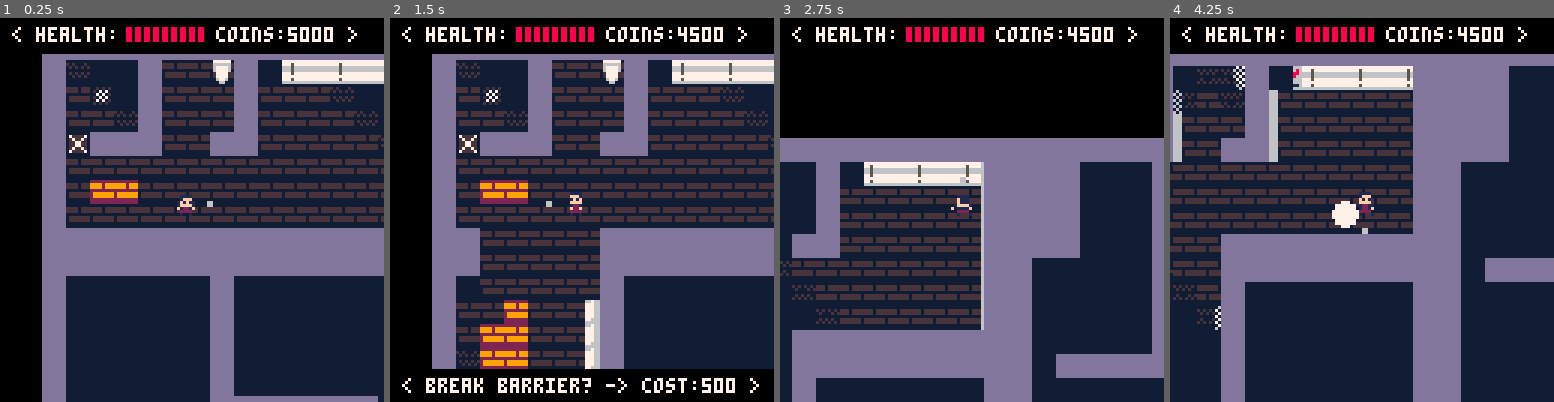
Above: before the commit, frames 1-4 (left to right).
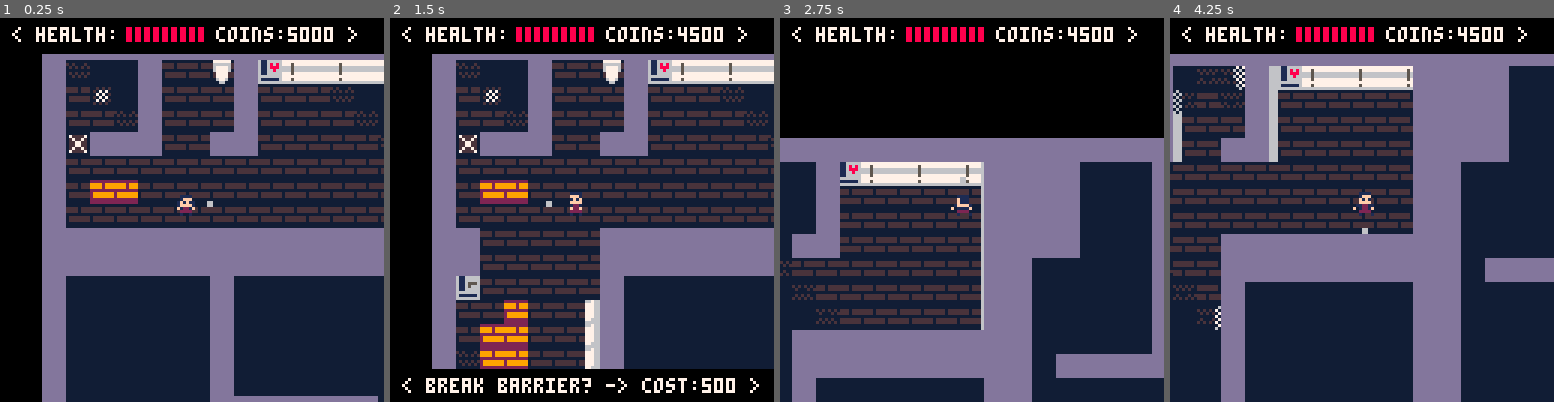
Above: after the commit, the same moments.

Repository: TripleADC/ZombiePico8
Game: PICO-8 cartridge zom8.p8
Two runs of this game, one before a commit and one after it. Both use one fixed random seed, a clock stepped at 60 frames per second and the inputs below.
Inputs:
- Up to frame 1 (0.25 s): no input
- Up to frame 2 (1.5 s): tap X (X key) at 0.33, 1.07 s; tap O (Z key) at 0.7 s
- Up to frame 3 (2.75 s): hold Right 1.6-2.1 s; tap O (Z key) at 1.7, 2.1, 2.5 s; tap X (X key) at 1.85 s; hold Up 2.15-2.42 s; hold Right from 2.47 s (still down)
- Up to frame 4 (4.25 s): tap O (Z key) every 0.4 s from 2.9 to 4.1 s; tap X (X key) at 2.97, 4.08 s; release Right at 3.03 s; hold Left 3.08-3.58 s; hold Down 3.63-3.97 s; hold Right from 4.02 s (still down)

The runs differ from the first frame. In frame 1, 0.4% of the frame differs, in the area x 67-74%, y 10-18%; in frame 2, 0.8%, in the area x 17-74%, y 10-74%; in frame 3, 0.4%; in frame 4, 0.8%.

Commit message:
Updated map
Added slow health regen
Tweaked wall breaking times

Diff:
--- a/zom8.p8
+++ b/zom8.p8
@@ -3,8 +3,8 @@
 __lua__
 -- main
 
-map_width=32
-map_height=32
+map_width=64
+map_height=48
 m={}
 spawners={}
 walls={}
@@ -192,6 +192,7 @@
         accel=0.1,
 
         health=9,
+        regen_timer=450,
 
         shielded=false,
         invincible_frames=0,
@@ -202,7 +203,7 @@
         facing=1,
 
         -- 0 = pistol, 1 = shotgun, 2 = bomb, 3 = laser
-        weapon=1,
+        weapon=0,
         reload_frames=0,
 
         laser_charging=false,
@@ -244,6 +245,7 @@
                     self.coins -= cost
                     cost += 500
                     shakestart = true
+                    break_surprise_barriers()
                 else
                     coinmsg = true
                     set_msg('< not enough coins! >', -40)
@@ -393,6 +395,15 @@
                 self.laser_timer -= 1
             end
 
+            if(self.health < 9 and self.regen_timer > 0) then
+                self.regen_timer -= 1
+            end
+
+            if(self.health < 9 and self.regen_timer == 0) then
+                self.health += 1
+                self.regen_timer = 450
+            end
+
             -- wall collide
             if not solid_area(self.x+self.dx,self.y,self.w,self.h) then
                 self.x+=self.dx
@@ -819,7 +830,7 @@
     make_projectile(p, mainx, mainy)
     make_projectile(p, mainx+offsetx, mainy+offsety)
     make_projectile(p, mainx-offsetx, mainy-offsety)
-    p.reload_frames = 30
+    p.reload_frames = 20
 end
 
 function make_bomb(p, pdx, pdy)
@@ -938,7 +949,7 @@
                     self.timer -= 1
                 elseif(self.timer == 0 and m[self.y][self.x] > 0) then
                     self.timer = 90 + flr(rnd(200))
-                    if(#zombies <= 15) then
+                    if(#zombies <= 12) then
                         make_zombie(self.x, self.y)
                     end
                 end
@@ -968,7 +979,7 @@
 function start_wall_timer(w, bx, by)
     for wall in all(w) do
         if (wall.x1 == flr(bx)) and (wall.y1 == flr(by)) then
-            wall.timer = 250 + flr(rnd(300))
+            wall.timer = 350 + flr(rnd(400))
         end
     end
 end
@@ -1133,6 +1144,25 @@
     return
 end
 
+function break_surprise_barriers()
+    if(cost == 1500) then
+        break_surprise_barrier(112)
+    end
+end
+
+function break_surprise_barrier(spr)
+    for j=0, map_height do
+        -- adding new row
+        for i=0, map_width do
+            if(mget(j,i) == spr)then
+                mset(j,i,5)
+                make_particles(i, j, 13)
+            end
+        end
+    end
+end
+
+
 function pathfind(t)
     local min = m[flr(t.y)][flr(t.x)]
     local save_ax = flr(t.x)
@@ -1198,7 +1228,7 @@
         local curr_tile_dist = m[t.y][t.x]
 
         -- to reduce lag
-        if curr_tile_dist > 25 then
+        if curr_tile_dist > 19 then
             break
         end
 
@@ -1371,16 +1401,47 @@
 
 
 
+…(31 lines of a section not shown)…
 __gff__
-0000010001000000010000000000000000000000000000000000000000000000000000000000000000000000000000000000030303030300000000000000000000000000000000050505050000000000000505050500000504040500000000000000050505040505040405000000000000000000000000050505050000000000
+0000010001000000010000000000000000000000000000000000000000000000000000000000000000000000000000000000070707070700000000000000000000000000000000050505050000000000000505050500000504040500000000000000050505040505040405000000000001000000000000050505050000000000
 0000000000000000000000000000000000000000000000000000000000000000000000000000000000000000000000000000000000000000000000000000000000000000000000000000000000000000000000000000000000000000000000000000000000000000000000000000000000000000000000000000000000000000
 __map__
 0202020202020202020202020202020202020202020202020202020202020202000000000000000000000000000000000000000000000000000000000000000000000000000000000000000000000000000000000000000000000000000000000000000000000000000000000000000000000000000000000000000000000000
-0205055102050551023252535253520202020205050502540505050505053502000000000000000000000000000000000000000000000000000000000000000000000000000000000000000000000000000000000000000000000000000000000000000000000000000000000000000000000000000000000000000000000000
-0205060502050505020505050505050202020205060502610550050550050502000000000000000000000000000000000000000000000000000000000000000000000000000000000000000000000000000000000000000000000000000000000000000000000000000000000000000000000000000000000000000000000000
-0205050502050505020505050505050202020241414102610550500550500502000000000000000000000000000000000000000000000000000000000000000000000000000000000000000000000000000000000000000000000000000000000000000000000000000000000000000000000000000000000000000000000000
-0207020202050502020505050505050202020241414102050505500505500502000000000000000000000000000000000000000000000000000000000000000000000000000000000000000000000000000000000000000000000000000000000000000000000000000000000000000000000000000000000000000000000000
-02050505050505050505050505050502020b0b41414102050505050505050502000000000000000000000000000000000000000000000000000000000000000000000000000000000000000000000000000000000000000000000000000000000000000000000000000000000000000000000000000000000000000000000000
+0205055102050551023252535253520202020205050502350505050505055402000000000000000000000000000000000000000000000000000000000000000000000000000000000000000000000000000000000000000000000000000000000000000000000000000000000000000000000000000000000000000000000000
+0205060502050505020505050505050202020205060502050505500505500502000000000000000000000000000000000000000000000000000000000000000000000000000000000000000000000000000000000000000000000000000000000000000000000000000000000000000000000000000000000000000000000000
+0205050502050505020505050505050202020241414102610550500550506002000000000000000000000000000000000000000000000000000000000000000000000000000000000000000000000000000000000000000000000000000000000000000000000000000000000000000000000000000000000000000000000000
+0207020202050502020505050505050202020241414102610550500550506002000000000000000000000000000000000000000000000000000000000000000000000000000000000000000000000000000000000000000000000000000000000000000000000000000000000000000000000000000000000000000000000000
+02050505050505050505050505050502020b0b41414102050550050550050502000000000000000000000000000000000000000000000000000000000000000000000000000000000000000000000000000000000000000000000000000000000000000000000000000000000000000000000000000000000000000000000000
 02055050050505050505050505050502020d0d4141410205054748494a050502000000000000000000000000000000000000000000000000000000000000000000000000000000000000000000000000000000000000000000000000000000000000000000000000000000000000000000000000000000000000000000000000
 020505050505050505050505050505020205054141410205055758595a050502000000000000000000000000000000000000000000000000000000000000000000000000000000000000000000000000000000000000000000000000000000000000000000000000000000000000000000000000000000000000000000000000
 020208080808080202020202020202020205050505050205056768696a050502000000000000000000000000000000000000000000000000000000000000000000000000000000000000000000000000000000000000000000000000000000000000000000000000000000000000000000000000000000000000000000000000
@@ -1399,11 +1460,11 @@
 020505500505050202020202020202020205057778797a05057778797a050502000000000000000000000000000000000000000000000000000000000000000000000000000000000000000000000000000000000000000000000000000000000000000000000000000000000000000000000000000000000000000000000000
 0205505005050502050505050505050202050505050505050505050505500502000000000000000000000000000000000000000000000000000000000000000000000000000000000000000000000000000000000000000000000000000000000000000000000000000000000000000000000000000000000000000000000000
 0205506002050502056666660506050202050505050505050505050550500502000000000000000000000000000000000000000000000000000000000000000000000000000000000000000000000000000000000000000000000000000000000000000000000000000000000000000000000000000000000000000000000000
-0205506002050502056666666505050202020202020808080808020202020202000000000000000000000000000000000000000000000000000000000000000000000000000000000000000000000000000000000000000000000000000000000000000000000000000000000000000000000000000000000000000000000000
-0205050554050502056364620505050202020202020808080808020202020202000000000000000000000000000000000000000000000000000000000000000000000000000000000000000000000000000000000000000000000000000000000000000000000000000000000000000000000000000000000000000000000000
-0205050505050507050505050505050202050505050505050505050505050502000000000000000000000000000000000000000000000000000000000000000000000000000000000000000000000000000000000000000000000000000000000000000000000000000000000000000000000000000000000000000000000000
-0202020202020202020202020202020202050505050505050505050505050502000000000000000000000000000000000000000000000000000000000000000000000000000000000000000000000000000000000000000000000000000000000000000000000000000000000000000000000000000000000000000000000000
-0000000000000000000000000000000202050505050505050505050505050502000000000000000000000000000000000000000000000000000000000000000000000000000000000000000000000000000000000000000000000000000000000000000000000000000000000000000000000000000000000000000000000000
-0000000000000000000000000000000202050505050505050505050505050502000000000000000000000000000000000000000000000000000000000000000000000000000000000000000000000000000000000000000000000000000000000000000000000000000000000000000000000000000000000000000000000000
-0000000000000000000000000000000202020202020202020202020202020202000000000000000000000000000000000000000000000000000000000000000000000000000000000000000000000000000000000000000000000000000000000000000000000000000000000000000000000000000000000000000000000000
-0000000000000000000000000000000202020202020202020202020202020202000000000000000000000000000000000000000000000000000000000000000000000000000000000000000000000000000000000000000000000000000000000000000000000000000000000000000000000000000000000000000000000000
+0205506002050502056666666505050202020808080808020202020202020202000000000000000000000000000000000000000000000000000000000000000000000000000000000000000000000000000000000000000000000000000000000000000000000000000000000000000000000000000000000000000000000000
+0205050505050502056364620505050202020808080808020202020202020202000000000000000000000000000000000000000000000000000000000000000000000000000000000000000000000000000000000000000000000000000000000000000000000000000000000000000000000000000000000000000000000000
+0205050505050507050505050505050202340505050505050205050505050502000000000000000000000000000000000000000000000000000000000000000000000000000000000000000000000000000000000000000000000000000000000000000000000000000000000000000000000000000000000000000000000000
+0270707002020202020202020202020202050505050505050205474805050502000000000000000000000000000000000000000000000000000000000000000000000000000000000000000000000000000000000000000000000000000000000000000000000000000000000000000000000000000000000000000000000000
+0205050505053602540505650505050202050505050505050205575805060502000000000000000000000000000000000000000000000000000000000000000000000000000000000000000000000000000000000000000000000000000000000000000000000000000000000000000000000000000000000000000000000000
+0261050505050502056666660506050202414141414141410205676805050502000000000000000000000000000000000000000000000000000000000000000000000000000000000000000000000000000000000000000000000000000000000000000000000000000000000000000000000000000000000000000000000000
+0261050505056002056364620505050202414141414141410205777805050502000000000000000000000000000000000000000000000000000000000000000000000000000000000000000000000000000000000000000000000000000000000000000000000000000000000000000000000000000000000000000000000000
+0261050505056002050505050505050202050505050505050205050505050502000000000000000000000000000000000000000000000000000000000000000000000000000000000000000000000000000000000000000000000000000000000000000000000000000000000000000000000000000000000000000000000000
Not shown, changed: 39 lines of the sprite sheet (__gfx__) section of zom8.p8
